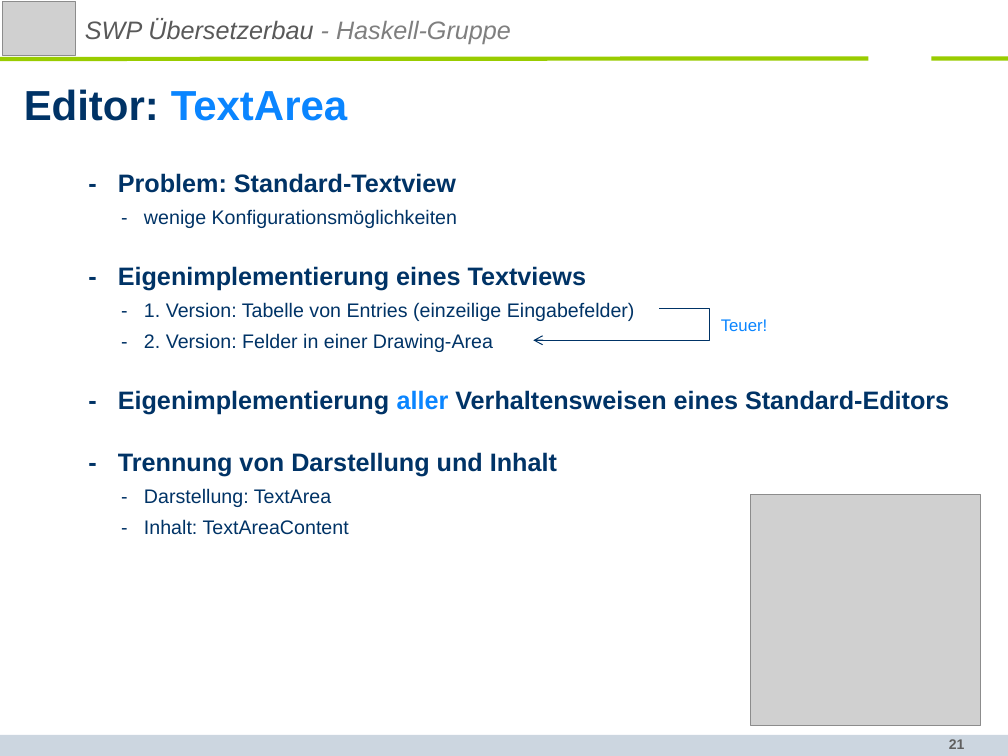
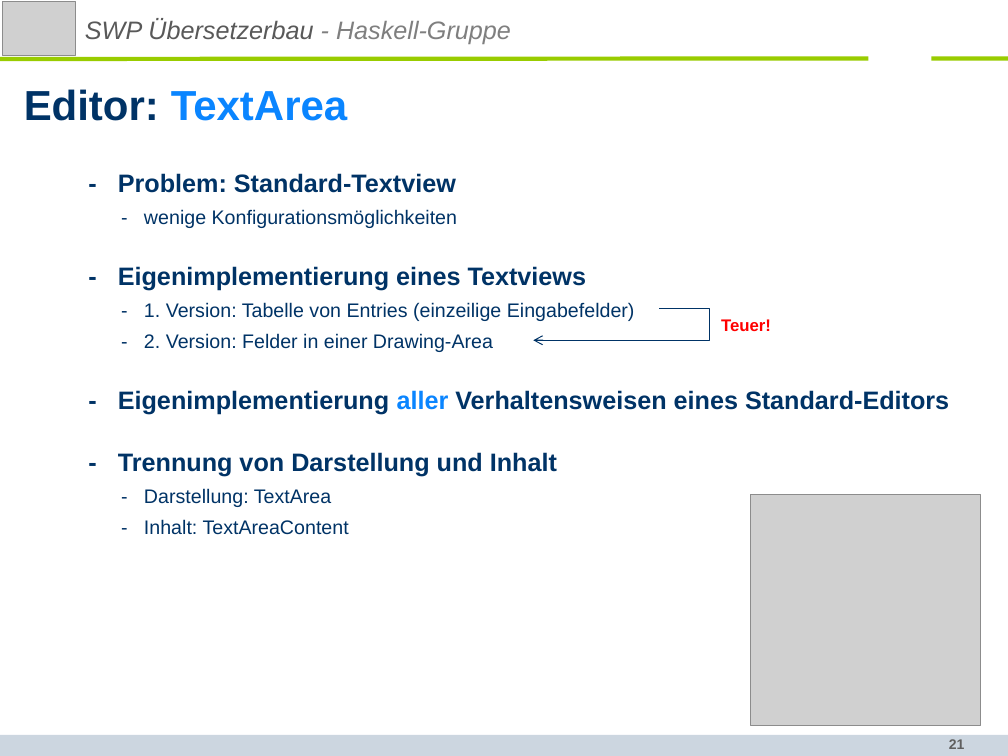
Before and after one commit to SWP-Ubau-SoSe2014-Haskell/SWPSoSe14, a slide deck: slide 21 of documentation/SWPSoSe14MS3.ppt. Drawn at 1008x756 pixels with LibreOffice and Linux fonts; fonts in the diff are those of the drawing; grey boxes stand for pictures; background and template pictures are left out. Boxes give left, top, right and bottom in pixels: in the first picture for what was removed or moved away, otherwise in the second. Text is boxed around its words. In the diff, an @@ line names an element or a change of style, - is before the commit and + after.

```diff
--- a/documentation/SWPSoSe14MS3.ppt
+++ b/documentation/SWPSoSe14MS3.ppt
@@ text "Teuer!" at [721,319,771,331]: text colour #0A85FF to #FF0000, bold on @@
```
Also in this commit, not shown: 12 other slides changed.
